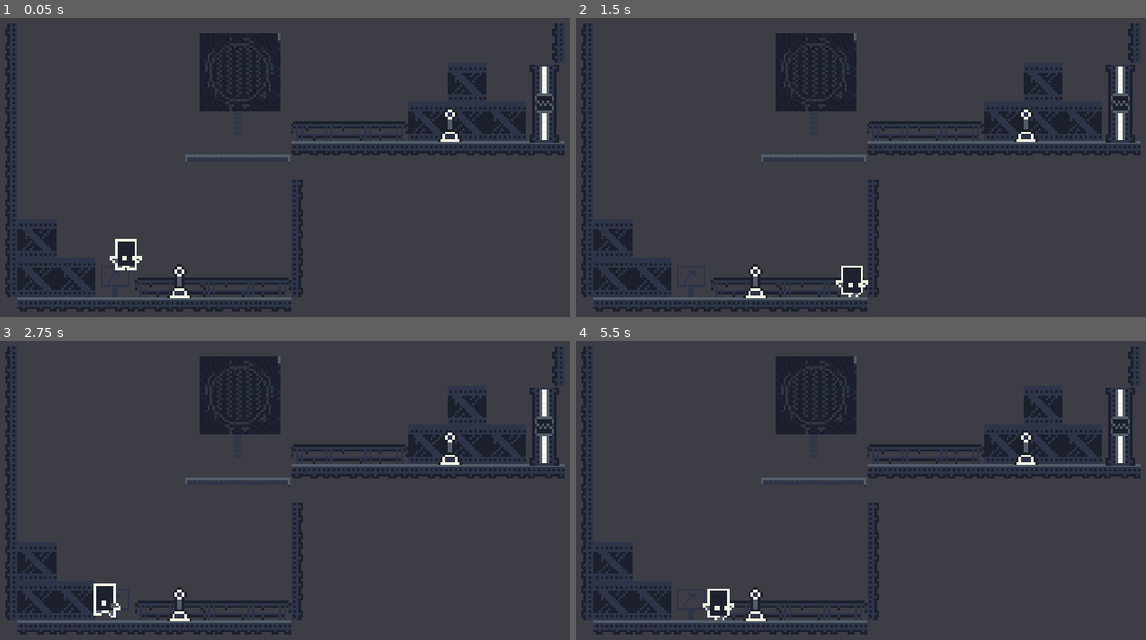
Above: before the commit, frames 1-4 (two rows, left to right).
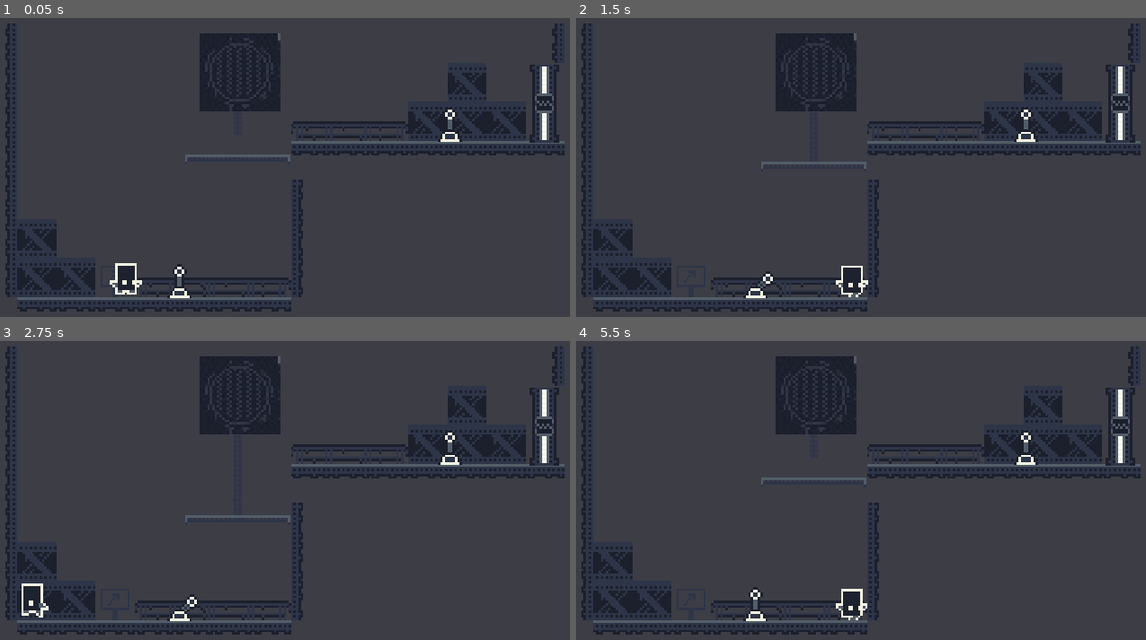
Above: after the commit, the same moments.

Repository: JuanG10/minion3
Game: Godot game, scene res://escenas/niveles/Tutorial 1 mecanicas_basicas.tscn
Same seed, same stepped clock (60 frames per second), same inputs: the game is played once before the commit and once after it.
Inputs:
- Up to frame 1 (0.05 s): no input
- Up to frame 2 (1.5 s): tap Enter at 0.5 s; hold Right (ui_right) from 0.53 s (still down); tap X (Accionar_palanca) at 0.6 s; tap Up (ui_up) at 0.77 s; tap Space (Impulso) at 1.35 s
- Up to frame 3 (2.75 s): tap Up (ui_up) at 1.52 s; release Right (ui_right) at 2.03 s; hold Left (ui_left) from 2.03 s (still down); tap X (Accionar_palanca) at 2.1 s
- Up to frame 4 (5.5 s): release Left (ui_left) at 2.78 s; hold Right (ui_right) 2.78-4.28 s; tap Space (Impulso) at 2.85, 4.35 s; tap Up (ui_up) at 3.02, 3.77, 4.52 s; tap X (Accionar_palanca) at 3.6, 5.1 s; tap R (reload) at 4.15 s; hold Left (ui_left) 4.28-5.03 s; hold Right (ui_right) from 5.03 s (still down)

The runs differ from the first frame. In frame 1, 0.8% of the frame differs, in the area x 19-25%, y 73-93%; in frame 2, 0.5%; in frame 3, 1.3%, in the area x 3-51%, y 45-93%; in frame 4, 0.8%.

Commit message:
mejoradoUnNivelYCarpetaSFX

Diff:
--- a/escenas/niveles/Nivel 1.tscn
+++ b/escenas/niveles/Nivel 1.tscn
@@ -8,7 +8,6 @@
 [ext_resource path="res://escenas/objetos/Jugador.tscn" type="PackedScene" id=6]
 [ext_resource path="res://escenas/objetos/Robot_station.tscn" type="PackedScene" id=7]
 [ext_resource path="res://sprites/nuestrosSprites.png" type="Texture" id=8]
-[ext_resource path="res://escenas/objetos/Area_final.tscn" type="PackedScene" id=9]
 [ext_resource path="res://scripts/level_name.gd" type="Script" id=10]
 
 [sub_resource type="ConvexPolygonShape2D" id=1]
@@ -420,8 +419,8 @@
 next_level_id = 6
 
 [node name="TileMap" type="TileMap" parent="."]
-position = Vector2( 23.296, 462.242 )
-scale = Vector2( 2.8, 2.4 )
+position = Vector2( 34.9213, 697.001 )
+scale = Vector2( 5, 3.6 )
 tile_set = SubResource( 11 )
 cell_size = Vector2( 16, 16 )
 format = 1
@@ -431,52 +430,48 @@
 }
 
 [node name="Jugador" parent="." instance=ExtResource( 6 )]
-position = Vector2( 60.1094, 442.152 )
-scale = Vector2( 2.8, 2.4 )
+position = Vector2( 395.563, 660.375 )
+scale = Vector2( 5, 3.6 )
 
 [node name="Robot" parent="." instance=ExtResource( 3 )]
-position = Vector2( 162.457, 135.582 )
-scale = Vector2( 2.8, 2.4 )
+position = Vector2( 253.759, 204.447 )
+scale = Vector2( 5, 3.6 )
 
 [node name="Robot_station" parent="." instance=ExtResource( 7 )]
-position = Vector2( 383.313, 419.234 )
-scale = Vector2( 2.8, 2.4 )
+position = Vector2( 595.711, 634.515 )
+scale = Vector2( 5, 3.6 )
 
 [node name="Palanca_de_presion" parent="." instance=ExtResource( 1 )]
-position = Vector2( 537.57, 458.965 )
-scale = Vector2( 2.8, 2.4 )
+position = Vector2( 785.568, 692.893 )
+scale = Vector2( 5, 3.6 )
 accionar = "Puerta"
 id = 1
 
 [node name="Palanca" parent="." instance=ExtResource( 5 )]
-position = Vector2( 224.089, 444.463 )
-scale = Vector2( 2.8, 2.4 )
+position = Vector2( 283.129, 671.86 )
+scale = Vector2( 5, 3.6 )
 acciono = "Puerta"
 id = 2
 
 [node name="Palanca2" parent="." instance=ExtResource( 5 )]
-position = Vector2( 630.116, 137.287 )
-scale = Vector2( 2.8, 2.4 )
+position = Vector2( 1094.14, 213.114 )
+scale = Vector2( 5, 3.6 )
 activada = true
 acciono = "Rejilla"
 id = 3
 
 [node name="Puerta" parent="." instance=ExtResource( 2 )]
-position = Vector2( 690.937, 423.595 )
-scale = Vector2( 2.8, 2.4 )
+position = Vector2( 1224.63, 640.536 )
+scale = Vector2( 5, 3.6 )
 id = 1
 
 [node name="Puerta2" parent="." instance=ExtResource( 2 )]
-position = Vector2( 535.99, 117.057 )
-scale = Vector2( 2.8, 2.4 )
+position = Vector2( 957.973, 181.955 )
+scale = Vector2( 5, 3.6 )
 id = 2
 
 [node name="Rejilla" parent="." instance=ExtResource( 4 )]
-position = Vector2( 90.6179, 171.874 )
-scale = Vector2( 2.8, 2.4 )
+position = Vector2( 154.655, 261.469 )
+scale = Vector2( 5, 3.6 )
 activada = true
 id = 3
-
-[node name="Area_final" parent="." instance=ExtResource( 9 )]
-position = Vector2( 691.647, 422.688 )
-scale = Vector2( 2.8, 2.4 )
--- a/escenas/objetos/Puerta.tscn
+++ b/escenas/objetos/Puerta.tscn
@@ -1,10 +1,11 @@
-[gd_scene load_steps=8 format=2]
+[gd_scene load_steps=9 format=2]
 
 [ext_resource path="res://sprites/Puerta/Puerta1.png" type="Texture" id=1]
 [ext_resource path="res://scripts/Puerta_2.gd" type="Script" id=2]
 [ext_resource path="res://sprites/Puerta/Puerta2.png" type="Texture" id=3]
 [ext_resource path="res://sprites/Puerta/Puerta3.png" type="Texture" id=4]
 [ext_resource path="res://sprites/Puerta/Puerta4.png" type="Texture" id=5]
+[ext_resource path="res://escenas/objetos/Area_final.tscn" type="PackedScene" id=6]
 
 [sub_resource type="RectangleShape2D" id=1]
 extents = Vector2( 6.3132, 16.0446 )
@@ -21,6 +22,9 @@
 "Puerta",
 ]]
 script = ExtResource( 2 )
+__meta__ = {
+"_edit_group_": true
+}
 
 [node name="CollisionShape2D" type="CollisionShape2D" parent="."]
 shape = SubResource( 1 )
@@ -28,3 +32,6 @@
 [node name="AnimatedSprite" type="AnimatedSprite" parent="."]
 frames = SubResource( 2 )
 animation = "New Anim"
+
+[node name="Area_final" parent="." instance=ExtResource( 6 )]
+position = Vector2( 1.62238, -0.0281715 )
--- a/scripts/LevelChanger.gd
+++ b/scripts/LevelChanger.gd
@@ -1,6 +1,6 @@
 extends Area2D
 
 func _on_Area2D_body_entered(body):
-	var padre = get_parent()
+	var padre = get_parent().get_parent()
 	if body.name == "Jugador":
 		padre.emit_signal("change_level",padre.next_level_id)
--- a/scripts/jugador.gd
+++ b/scripts/jugador.gd
@@ -3,7 +3,7 @@
 export (int) var id
 
 # Variables internas.
-const SPEED:int = 100
+const SPEED:int = 300
 var vel_salto = 100
 var velocity:Vector2
 var impulso = false
Not shown, added: Music/SFX/POL-elevator-lift.wav.import
Not shown, added: Music/SFX/tiny-select.wav.import
Not shown: 1 places in escenas/niveles/Nivel 1.tscn that only renumber resources
Not shown, added: Music/SFX/POL-elevator-lift.wav
Not shown, added: Music/SFX/tiny-select.wav
